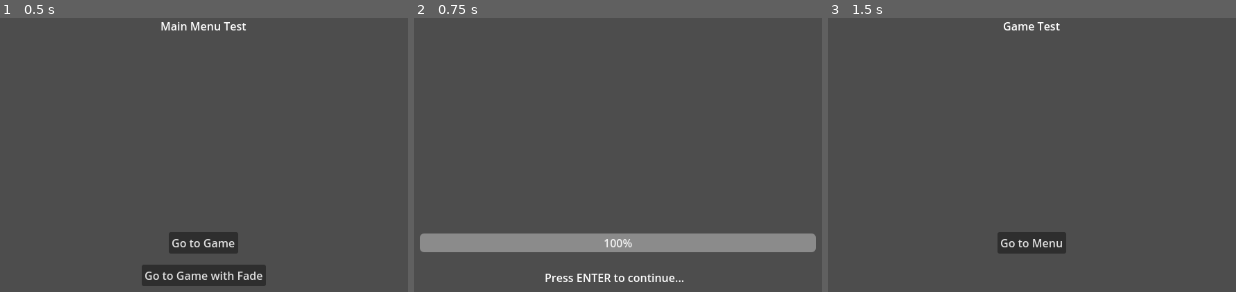
Above: before the commit, frames 1-3 (left to right).
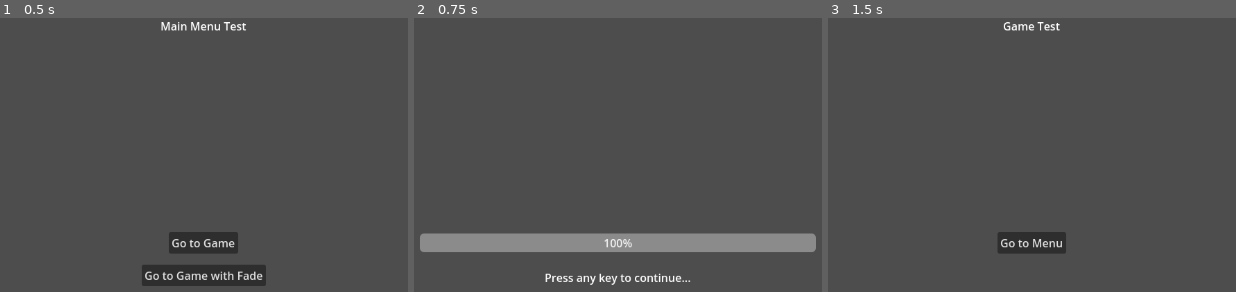
Above: after the commit, the same moments.

Repository: VargaDot/ComposerGodot
Game: Godot game, scene res://Menu/menu.tscn
Same seed, same stepped clock (60 frames per second), same inputs: the game is played once before the commit and once after it.
Inputs:
- Up to frame 1 (0.5 s): no input
- Up to frame 2 (0.75 s): click "Go to Game" at 0.5 s
- Up to frame 3 (1.5 s): tap Enter (activate) at 1.25, 1.35 s

Frame 1 is identical in both runs. In frame 2, 0.5% of the frame differs, in the area x 39-68%, y 93-98%; in frame 3, nothing differs.

Commit message:
Merge Varga's changes

Diff:
--- a/Load Screen/LoadScreen.tscn
+++ b/Load Screen/LoadScreen.tscn
@@ -44,4 +44,4 @@
 offset_bottom = 61.5
 grow_horizontal = 2
 grow_vertical = 2
-text = "Press ENTER to continue..."
+text = "Press any key to continue..."
--- a/Load Screen/load_screen.gd
+++ b/Load Screen/load_screen.gd
@@ -19,7 +19,7 @@
 	set_process(true)
 	print("Finished")
 
-func _process(_delta: float) -> void:
+func _process(delta: float) -> void:
 	if Input.is_action_just_pressed("activate"):
 		loading_activated.emit()
 		Composer.clear_load_screen()
